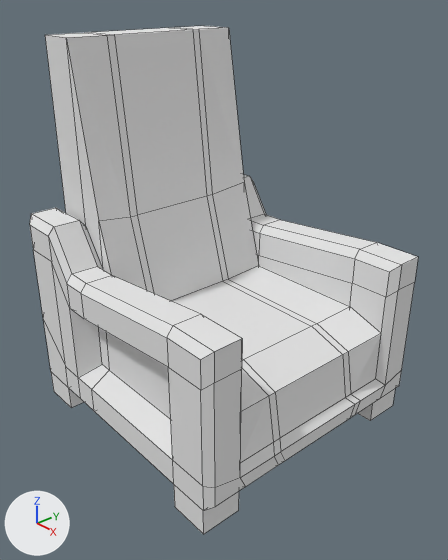
Two versions of the Blender file escape room/Assets/chair.blend, one commit apart.
Rendered twice from a camera (50 mm lens) standing at (1.607, -1.378, 1.42) and looking at (0.055, -0.028, 0.426). Lighting does not change. The marker at lower left points along +X, +Y and +Z. Mesh edges are drawn as thin lines.

The older version as bpy lines, for what is in view:
```python
me_cube = bpy.data.meshes.new('Cube')
me_cube.from_pydata(...)  # 260 vertices, 260 faces; spans x -0.53..0.53, y -0.5..0.5, z -0.15..1.25
me_cube.materials.append(mat_material)  # white #e7e7e7
ob_cube = bpy.data.objects.new('Cube', me_cube)
ob_cube.location = (0.0, 0.0, 0.0)
```
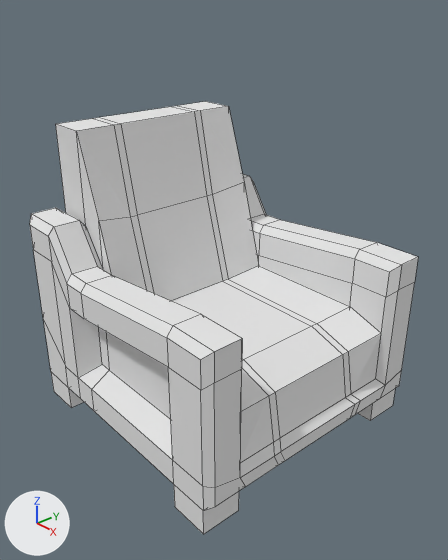
Where the change shows, as pixel boxes [x1, y1, x2, y2] in the pictures (448 x 560 px; the box of a moved part takes in the faces that stretch with it):
'Cube', reshaped (15% shorter)
    before: [30, 26, 418, 534]
    after: [30, 101, 418, 534]
part 1 of me_cube, moved or reshaped
    before: [45, 26, 244, 269]
    after: [56, 101, 244, 269]

What changed in the scene script:
```text
Change me_cube:
    where me_cube.from_pydata(...)  # 260 vertices, 260 faces; spans x -0.53..0.53, y -0.5..0.5, z -0.15..1.25
    used by ob_cube; location = (0.0, 0.0, 0.0)
    me_cube part 1: all 12 vertices in x -0.5..-0.35, y -0.35..0.35, z 1.25 are moved by (0.0, 0.0, -0.3)
```
